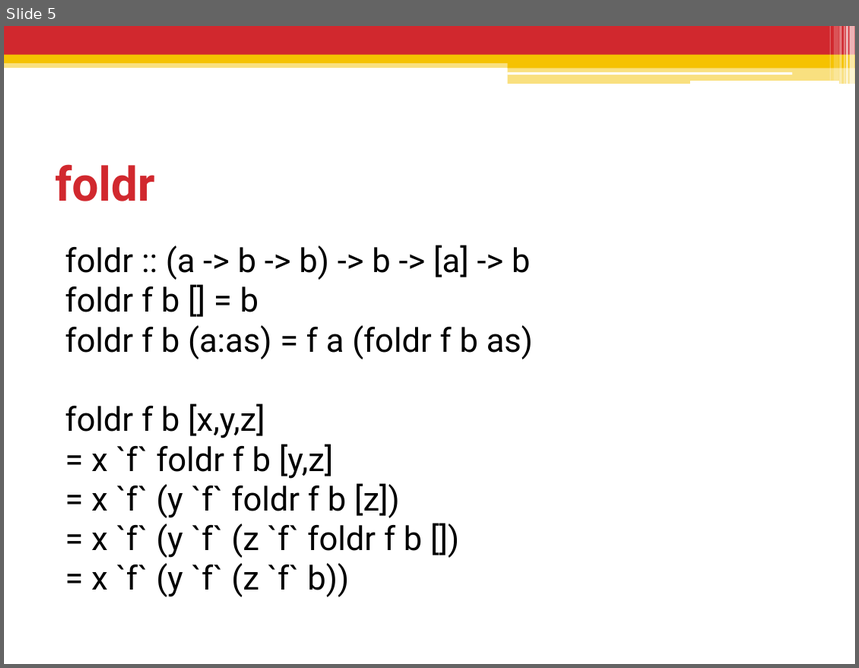
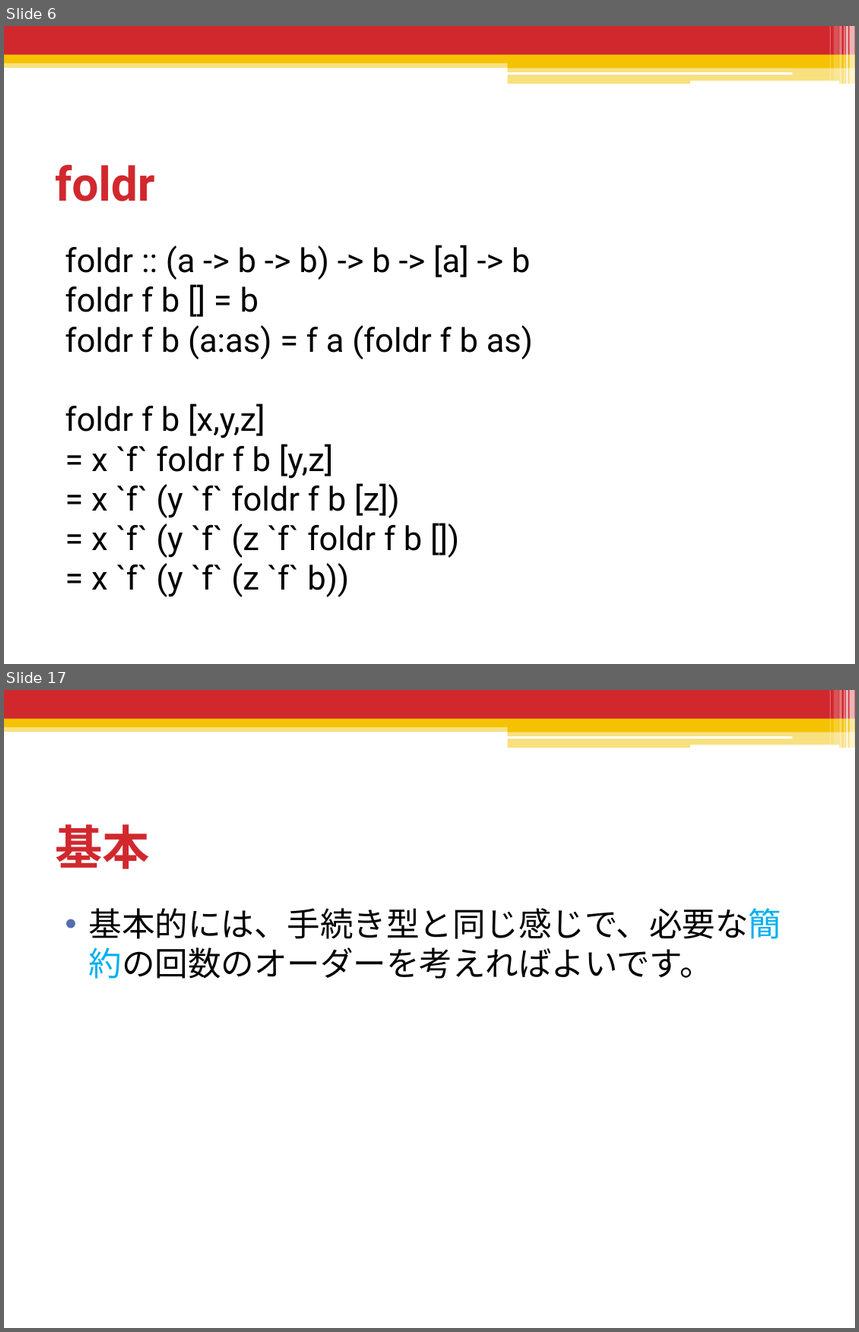
Before and after one commit to shiatsumat/HaskellLecture, a slide deck: 3_recursion_data/slides/3_recursion_data.pptx. Shown one above the other, each under a label of ours: slide 5 before the commit, slides 6 and 17 after it; the slides between them are not shown. The pictures are 859x668 and 859x1332 pixels, drawn with LibreOffice and Linux fonts; fonts in the diff are those of the drawing. Boxes give left, top, right and bottom in pixels: in the first picture for what was removed or moved away, otherwise in the second. Text is boxed around its words. In the diff, an @@ line names an element or a change of style, - is before the commit and + after.

```diff
--- a/3_recursion_data/slides/3_recursion_data.pptx
+++ b/3_recursion_data/slides/3_recursion_data.pptx
@@ slide 17 added at [4,690,855,1328], background #FFFFFF; not listed: 13 template elements that a slide beside it also shows @@
@@ title added at [55,825,149,869], 40 pt, text #D1282E, bold @@
+基本
@@ text added at [89,908,782,979], 28 pt, text #000000 @@
+• 基本的には、手続き型と同じ感じで、必要な簡約の回数のオーダーを考えればよいです。
@@ what was slide 5 is now slide 6 @@
```
Also in this commit, not shown: 16 other slides added, 3 slides removed, 26 other files.
